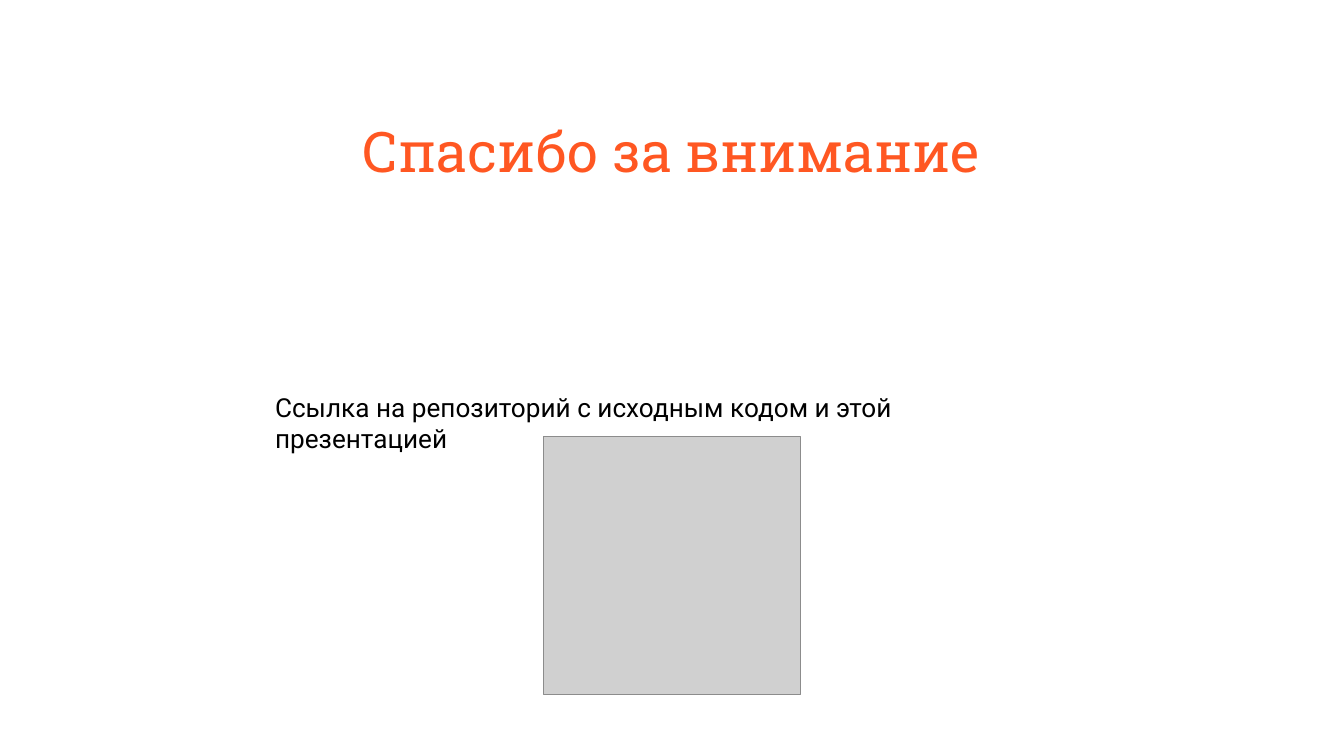
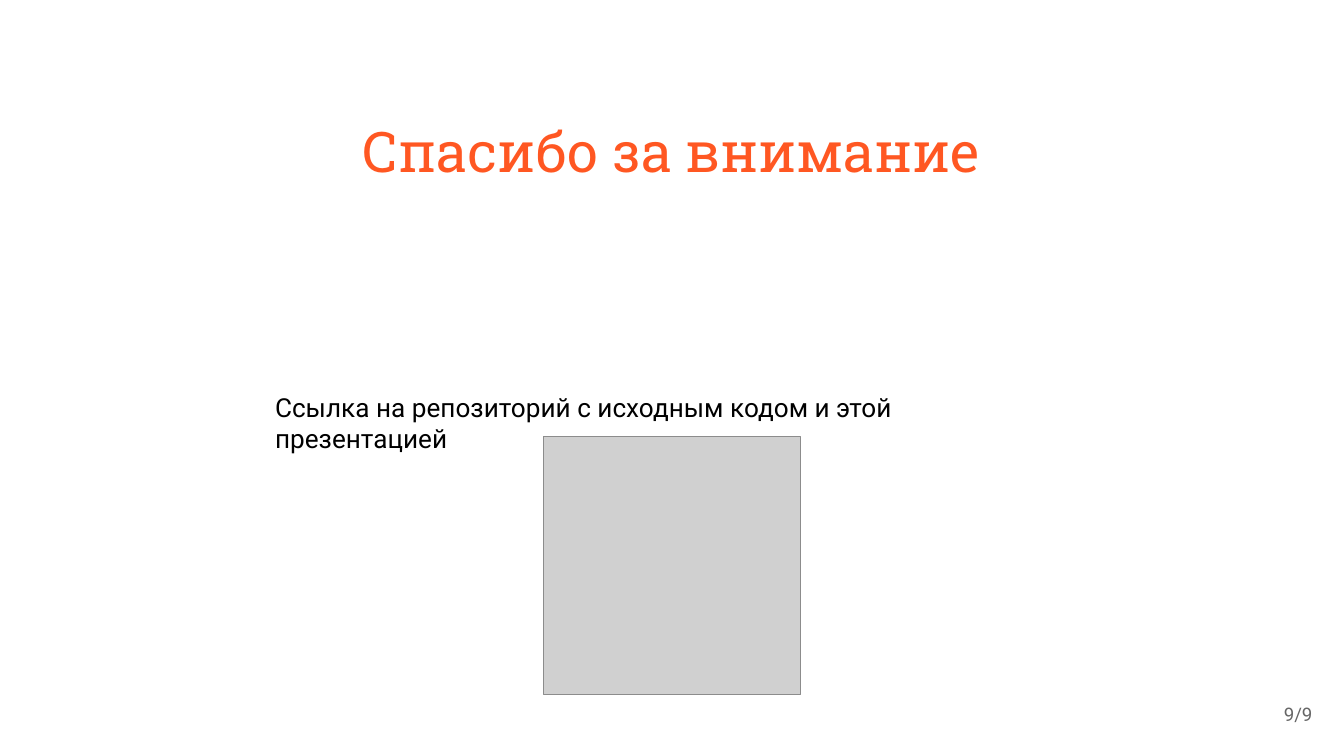
Before and after one commit to AmarskiyArtem/firstSemester, a slide deck: slide 9 of homeworks/reports/KMP.30.11.22/Amarskiy. KMP. 30.11.22. report.pptx (slide 8 before the commit). Drawn at 1344x756 pixels with LibreOffice and Linux fonts; fonts in the diff are those of the drawing; grey boxes stand for pictures. Boxes give left, top, right and bottom in pixels: in the first picture for what was removed or moved away, otherwise in the second. Text is boxed around its words. In the diff, an @@ line names an element or a change of style, - is before the commit and + after.

```diff
--- a/homeworks/reports/KMP.30.11.22/Amarskiy. KMP. 30.11.22. report.pptx
+++ b/homeworks/reports/KMP.30.11.22/Amarskiy. KMP. 30.11.22. report.pptx
@@ page number added at <box>1284,707,1313,722</box>, 10 pt, text #666666 @@
+9/9
```
Also in this commit, not shown: 6 other slides changed, 1 slide added.
